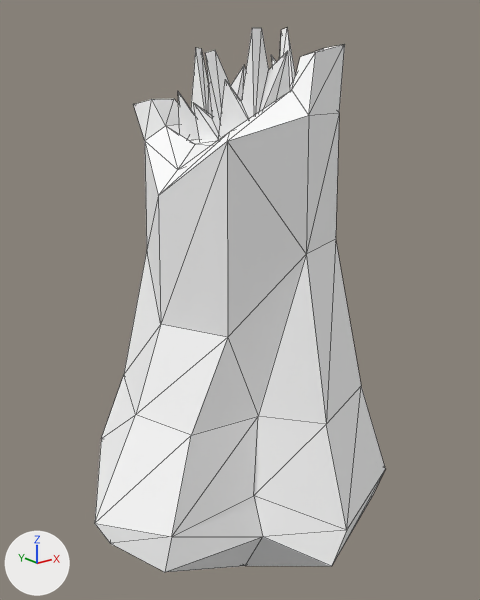
One commit to the glTF model public/siege/scifi/nature_SM_Tree_Stump_03.gltf: the scene before it, then after it.
One viewpoint serves both versions: a 50 mm camera at (-0.92, -1.095, 0.981) aimed at (0.048, 0.115, 0.496). The lights are fixed; the arrows at lower left show +X, +Y and +Z. The first picture is the older version. Mesh edges are drawn as thin lines. Where no turn or scale is listed for an object, it has been applied to the vertices.

Before the edit, the objects in view are built like this:
```python
mat_lambert2 = principled_material('lambert2')
mat_lambert2.base_color = (1.0, 1.0, 1.0)  # white #ffffff
mat_lambert2.roughness = 1.0
me_mesh = bpy.data.meshes.new('Mesh')
me_mesh.from_pydata(...)  # 125 vertices, 222 faces; spans x -0.376..0.416, y -0.263..0.486, z -0.251..1.113
me_mesh.materials.append(mat_lambert2)  # white #ffffff
ob_sm_tree_stump_03 = bpy.data.objects.new('SM_Tree_Stump_03', me_mesh)
ob_sm_tree_stump_03.location = (0.0, 0.0, 0.0)
```
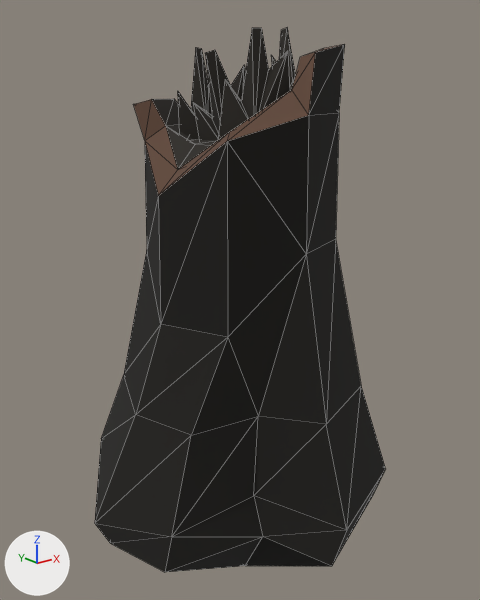
Changed parts and their boxes [x1, y1, x2, y2] in the pictures (480 x 600 px):
'SM_Tree_Stump_03', surface changed (white to black)
    both: [95, 28, 385, 572]

Edits to the bpy script that builds the scene:
```text
Add img_polygonnature_04:
    img_polygonnature_04 = load_image('PolygonNature_04', 'PolygonNature_04.webp', 512, 512, 'sRGB')
Change mat_lambert2:
    remove mat_lambert2.base_color = (1.0, 1.0, 1.0)  # white #ffffff
    add mat_lambert2.texture = img_polygonnature_04
```
